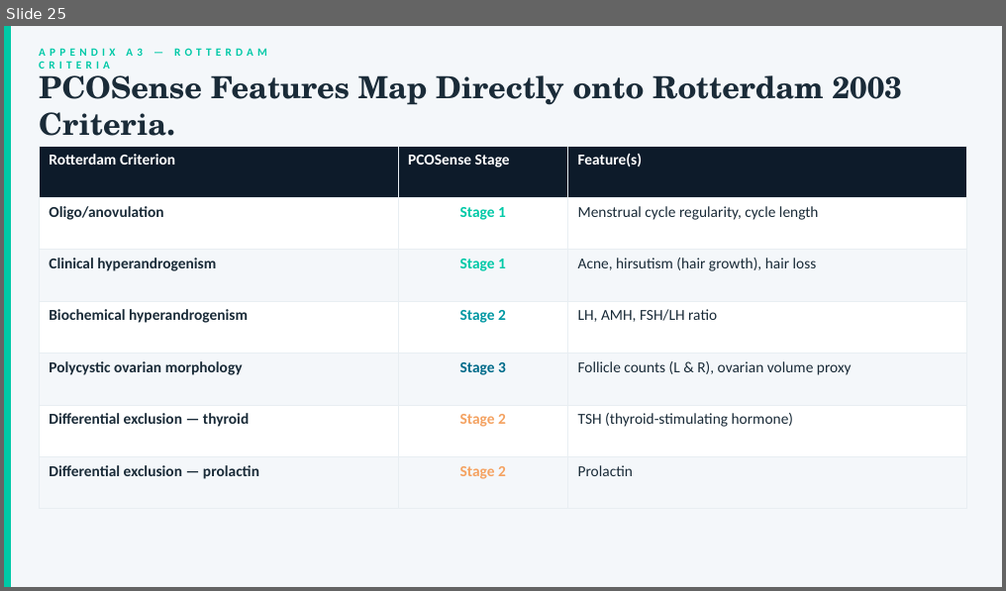
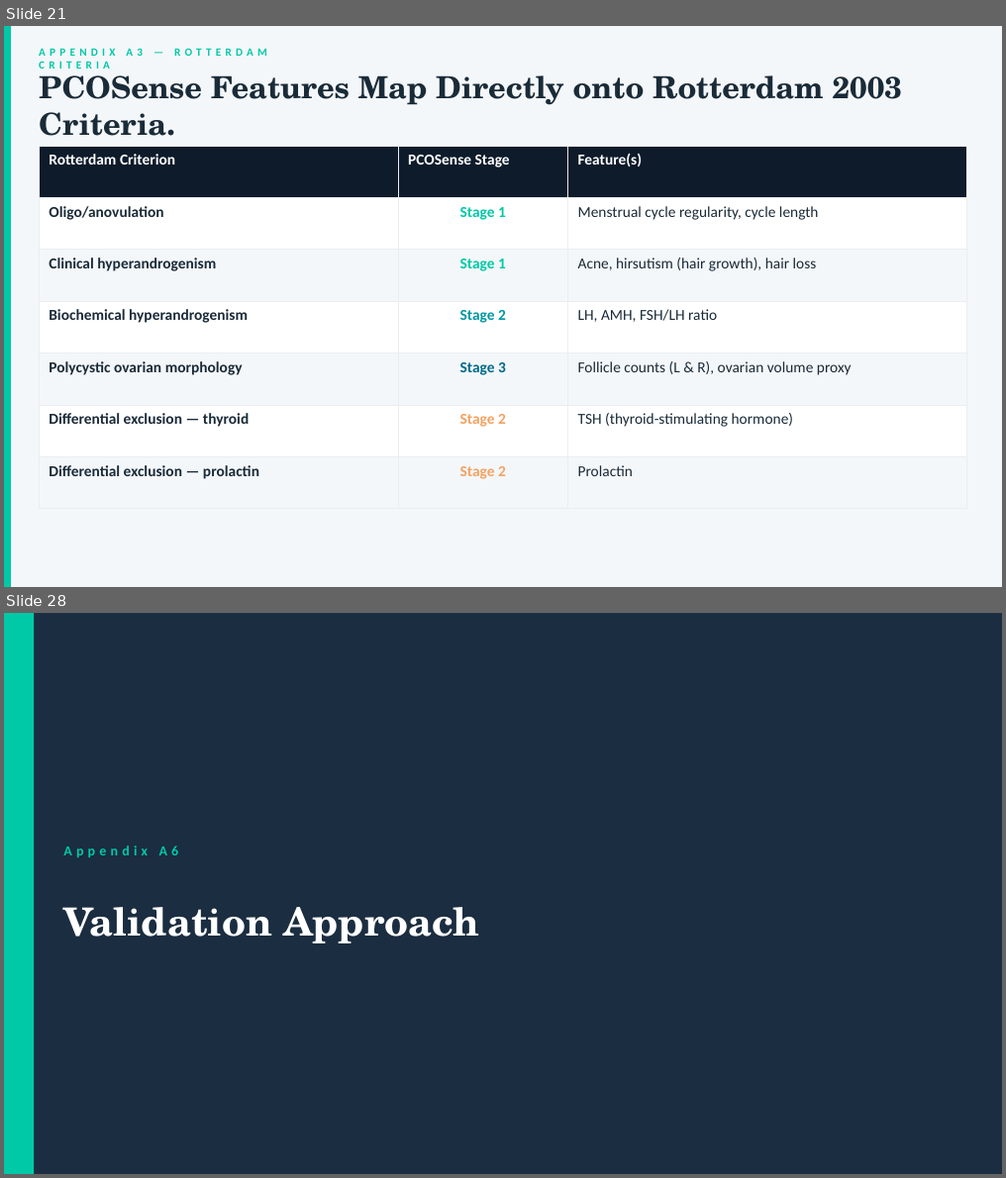
Before and after one commit to AaronDDavis/organic-computers, a slide deck: PCOSense_Presentation.pptx. Shown one above the other, each under a label of ours: slide 25 before the commit, slides 21 and 28 after it; the slides between them are not shown. The pictures are 1006x591 and 1006x1178 pixels, drawn with LibreOffice and Linux fonts; fonts in the diff are those of the drawing. Boxes give left, top, right and bottom in pixels: in the first picture for what was removed or moved away, otherwise in the second. Text is boxed around its words. In the diff, an @@ line names an element or a change of style, - is before the commit and + after.

```diff
--- a/PCOSense_Presentation.pptx
+++ b/PCOSense_Presentation.pptx
@@ slide 28 added at [4,613,1002,1174], background #1B2D40 @@
@@ rectangle added at [4,613,34,1173], fill #00C9A7 @@
@@ text added at [63,846,179,858], 10 pt, text #00C9A7, bold @@
+Appendix A6
@@ text added at [63,907,479,944], 28 pt, text #FFFFFF, bold @@
+Validation Approach
@@ what was slide 25 is now slide 21 @@
```
Also in this commit, not shown: 10 slides changed, 1 other slide added, 17 other files.
